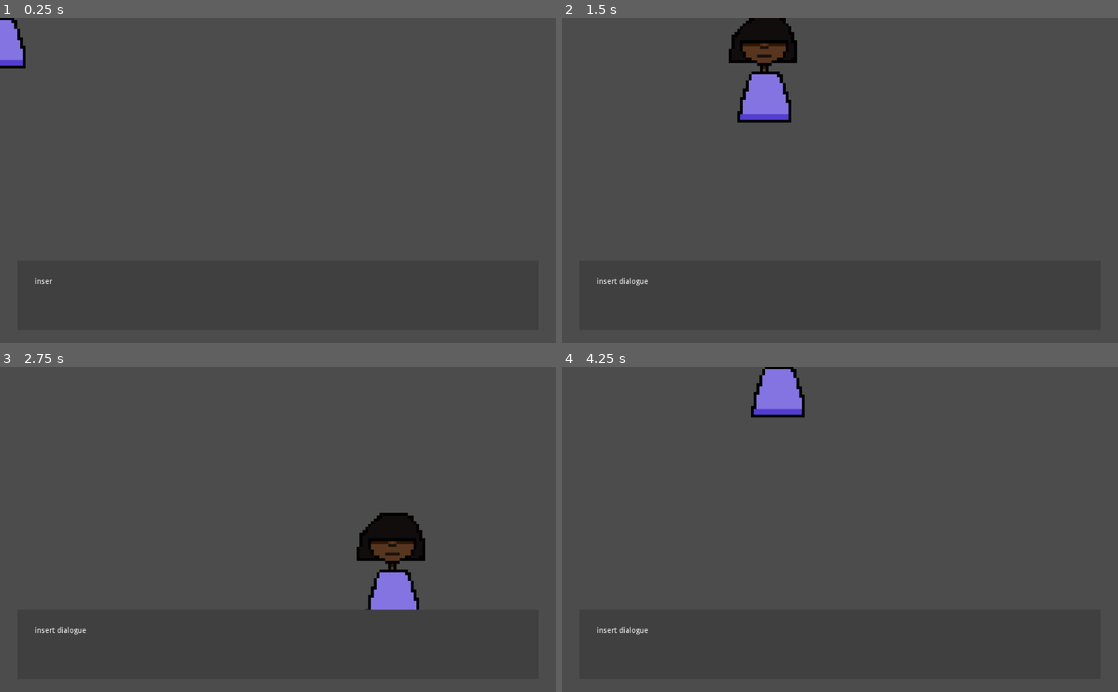
Above: before the commit, frames 1-4 (two rows, left to right).
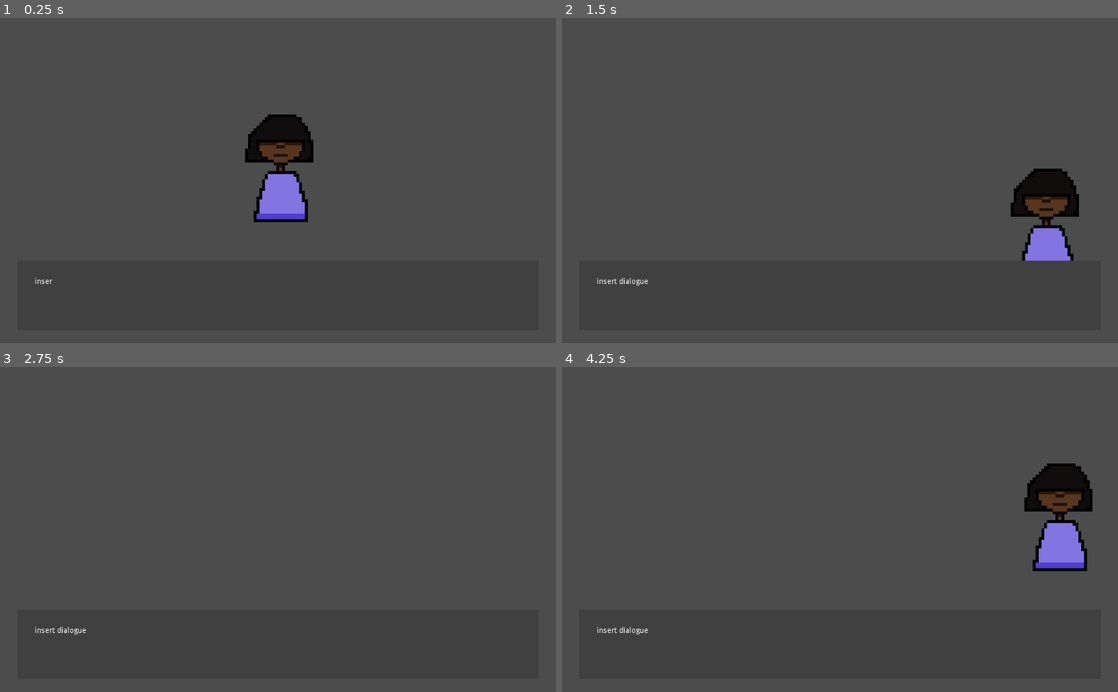
Above: after the commit, the same moments.

Repository: DerpScarab/ComputerScienceGaem
Game: Godot game, scene res://scenes/World.tscn
The game is run twice, just before and just after one commit, with the same random seed, the same clock (stepped at 60 frames per second) and the same inputs. The project has no main scene, so this scene is started directly.
Inputs:
- Up to frame 1 (0.25 s): no input
- Up to frame 2 (1.5 s): tap Enter at 0.5 s; hold Right (ui_right) 0.53-1.28 s; hold Down (ui_down) from 1.28 s (still down)
- Up to frame 3 (2.75 s): release Down (ui_down) at 2.03 s; hold Right (ui_right) from 2.03 s (still down)
- Up to frame 4 (4.25 s): release Right (ui_right) at 2.78 s; hold Up (ui_up) 2.78-3.53 s; hold Left (ui_left) from 3.53 s (still down)

The runs differ from the first frame. In frame 1, 3.5% of the frame differs, in the area x 0-57%, y 0-63%; in frame 2, 5.3%, in the area x 30-93%, y 0-75%; in frame 3, 2.6%; in frame 4, 4.2%.

Commit message:
Moved in "world"

Diff:
--- a/New Game Project/scenes/World.tscn
+++ b/New Game Project/scenes/World.tscn
@@ -5,7 +5,8 @@
 
 [node name="World" type="Node2D"]
 
-[node name="Node2D" parent="." instance=ExtResource( 1 )]
+[node name="Player" parent="." instance=ExtResource( 1 )]
+position = Vector2( 519.406, 283.553 )
 
 [node name="Text Box" type="Polygon2D" parent="."]
 color = Color( 0.254902, 0.254902, 0.254902, 1 )
@@ -21,4 +22,5 @@
 [node name="Timer" type="Timer" parent="Text Box"]
 wait_time = 0.05
 autostart = true
+
 [connection signal="timeout" from="Text Box/Timer" to="Text Box/RichTextLabel" method="_on_Timer_timeout"]
